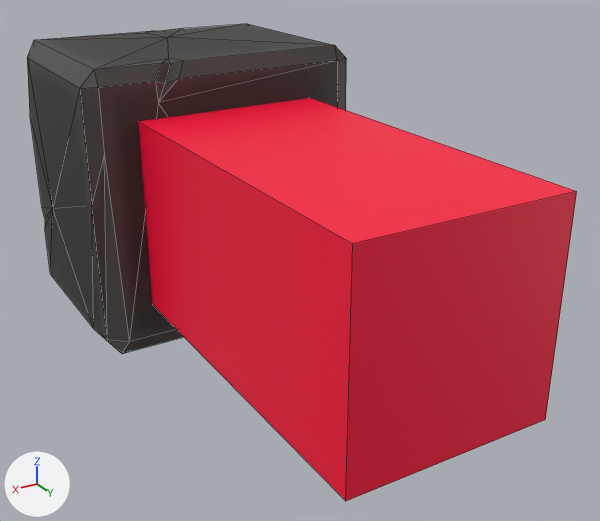
One commit to the OBJ model Magnet/Resources/gaussmeter_move.obj: the scene before it, then after it.
One viewpoint serves both versions: a 50 mm lens placed at (0.921, 1.439, 0.722), pointed at (-0.06, -0.196, -0.095). Lighting does not change. The marker at lower left points along +X, +Y and +Z. Mesh edges are drawn as thin lines. Where no turn or scale is listed for an object, it has been applied to the vertices.

Script lines for the objects in view, before the commit:
```python
me_gaussmeter_move = bpy.data.meshes.new('gaussmeter_move')
me_gaussmeter_move.from_pydata(...)  # 87 vertices, 117 faces; spans x -0.389..0.383, y -1.026..0.468, z -0.383..0.387
me_gaussmeter_move.materials.append(mat_gaussmeter_move)  # picture img_tex_gaussmeter_red_png
ob_gaussmeter_move = bpy.data.objects.new('gaussmeter_move', me_gaussmeter_move)
ob_gaussmeter_move.location = (0.0, 0.0, 0.0)
```
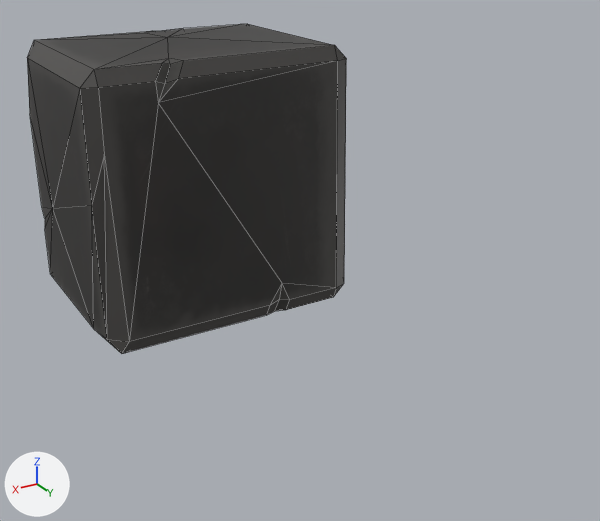
Changed parts and their boxes (x1, y1, x2, y2) in the pictures (600 x 521 px):
'gaussmeter_move', reshaped (42% narrower, 31% shorter)
    before: (27, 24, 577, 501)
    after: (27, 24, 346, 354)
part 1 of me_gaussmeter_move, deleted (red)
    before: (138, 98, 577, 501)

The edits, one by one:
me_gaussmeter_move has 87 vertices, 117 faces and spans x -0.389..0.383, y -1.026..0.468, z -0.383..0.387.
me_gaussmeter_move is used by ob_gaussmeter_move; location (0.0, 0.0, 0.0).
me_gaussmeter_move part 1: the loose piece of 8 vertices spanning x -0.244..0.244, y -0.496..0.468, z -0.244..0.244 is deleted.
